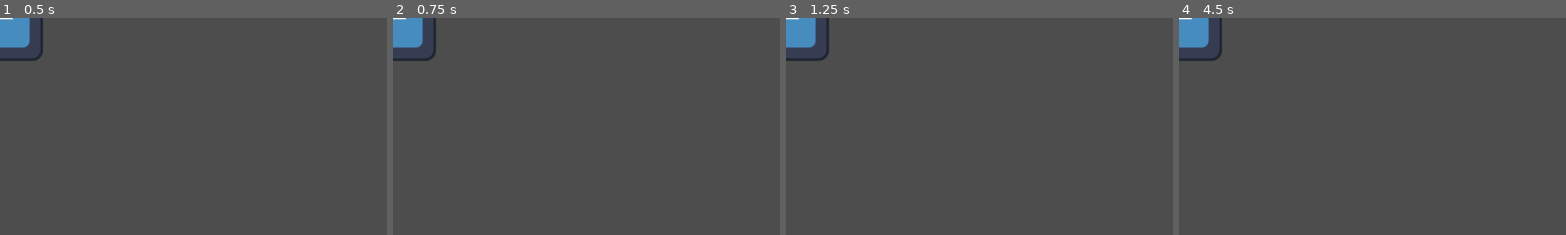
Above: before the commit, frames 1-4 (left to right).
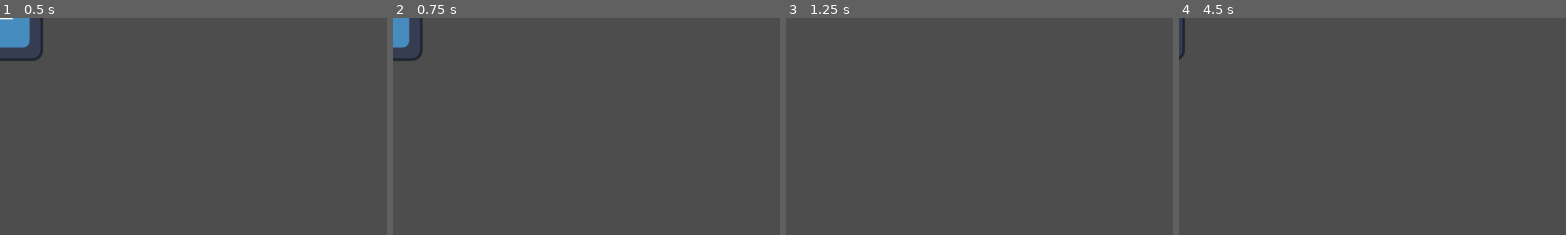
Above: after the commit, the same moments.

Repository: likuuuado/-BlinDebt
Game: Godot game, scene res://Escenas/player.tscn
Same seed, same stepped clock (60 frames per second), same inputs: the game is played once before the commit and once after it. The engine's default icon, where the game draws it, is replaced by a stand-in: a white triangle on a blue panel in a dark square.
Inputs:
- Up to frame 1 (0.5 s): no input
- Up to frame 2 (0.75 s): tap Enter at 0.5 s; hold Right (right, bound only after the commit) from 0.53 s (still down)
- Up to frame 3 (1.25 s): keep holding Right (right, bound only after the commit)
- Up to frame 4 (4.5 s): release Right (right, bound only after the commit) at 1.28 s; hold S (down, bound only after the commit) 1.28-2.03 s; tap Space at 2, 3.5 s; hold Right (right, bound only after the commit) 2.03-2.78 s; tap Enter at 2.75, 4.25 s; hold W (up, bound only after the commit) 2.78-3.53 s; hold A (left, bound only after the commit) from 3.53 s (still down)
The pictures show only the part of the screen within x 0-50%, y 0-50%; the shares and areas given below are measured in that part.

Frame 1 is identical in both runs. In frame 2, 0.8% of the frame differs, in the area x 0-12%, y 0-20%; in frame 3, 1.3%; in frame 4, 1.4%.
Error before the commit: Invalid operands 'Vector2' and 'Nil' in operator '*'. (res://Escenas/player.gd:8)

Commit message:
fix rapido del mapa de entradas
Para preparar tortas fritas criollas tradicionales argentinas, necesitas 500 g de harina 0000 (o 000), 4 cucharadas soperas de grasa (o manteca), 1/2 taza de agua, 2 cucharaditas de sal y aceite o grasa abundante para freír.

Preparación
Mezclar: Coloca la harina en un bol y haz un hueco en el centro. Añade la grasa a temperatura ambiente.
Formar la masa: Incorpora el agua con la sal de a poco, amasando con la punta de los dedos hasta integrar los ingredientes. Sigue amasando enérgicamente entre 5 y 7 minutos hasta que la masa quede lisa y forme pequeñas ampollas en su superficie.
Reposo: Cubre la masa con un paño o film y déjala reposar entre 20 y 30 minutos (algunas recetas sugieren hasta 2 horas o refrigeración de 30 minutos para mayor aireación).
Dar forma: Estira la masa hasta dejarla fina (aprox. 2 mm). Corta discos o cuadrados y pincha el centro con un tenedor para evitar que se inflen como globos durante la fritura.
Freír: Calienta abundante grasa o aceite a fuego medio-alto. Fríe las tortas hasta que estén doradas por ambos lados, dándoles vuelta en la mitad de la cocción.
Servir: Retira con espumadera y escurre sobre papel absorbente. Espolvorea con azúcar molida al gusto y sirve acompañando con mate

Diff:
--- /dev/null
+++ b/Escenas/entidad_estatica.gd
@@ -0,0 +1,6 @@
+extends CharacterBody2D
+
+class_name Enemigos
+
+var angulo: float = 60
+@export var lenght: float
--- /dev/null
+++ b/Escenas/entidad_estatica.tscn
@@ -0,0 +1,17 @@
+[gd_scene format=3 uid="uid://csp8g1yd0e5kv"]
+
+[ext_resource type="Script" uid="uid://ct1wnw6qq7imv" path="res://Escenas/entidad_estatica.gd" id="1_it0la"]
+[ext_resource type="Texture2D" uid="uid://baa7x1mult6rt" path="res://icon.svg" id="2_j47g3"]
+
+[sub_resource type="CircleShape2D" id="CircleShape2D_it0la"]
+
+[node name="EntidadEstatica" type="Node2D" unique_id=1687331155]
+script = ExtResource("1_it0la")
+
+[node name="Sprite2D" type="Sprite2D" parent="." unique_id=462478122]
+texture = ExtResource("2_j47g3")
+
+[node name="CharacterBody2D" type="CharacterBody2D" parent="." unique_id=1135954073]
+
+[node name="CollisionShape2D" type="CollisionShape2D" parent="CharacterBody2D" unique_id=1030925871]
+shape = SubResource("CircleShape2D_it0la")
--- a/Escenas/player.gd
+++ b/Escenas/player.gd
@@ -1,9 +1,9 @@
 extends CharacterBody2D
 class_name Jugador
 
-var speed;
+var speed = 100;
 
-func _physics_process(delta: float) -> void:
+func _physics_process(delta):
 	var direcciones = Input.get_vector("right", "left", "up", "down")
 	velocity = direcciones * speed
 	move_and_slide()
--- a/project.godot
+++ b/project.godot
@@ -19,6 +19,33 @@
 config/features=PackedStringArray("4.6", "GL Compatibility")
 config/icon="res://icon.svg"
 
+[input]
+
+down={
+"deadzone": 0.2,
+"events": [Object(InputEventKey,"resource_local_to_scene":false,"resource_name":"","device":-1,"window_id":0,"alt_pressed":false,"shift_pressed":false,"ctrl_pressed":false,"meta_pressed":false,"pressed":false,"keycode":0,"physical_keycode":83,"key_label":0,"unicode":115,"location":0,"echo":false,"script":null)
+, Object(InputEventKey,"resource_local_to_scene":false,"resource_name":"","device":-1,"window_id":0,"alt_pressed":false,"shift_pressed":false,"ctrl_pressed":false,"meta_pressed":false,"pressed":false,"keycode":0,"physical_keycode":4194322,"key_label":0,"unicode":0,"location":0,"echo":false,"script":null)
+]
+}
+up={
+"deadzone": 0.2,
+"events": [Object(InputEventKey,"resource_local_to_scene":false,"resource_name":"","device":-1,"window_id":0,"alt_pressed":false,"shift_pressed":false,"ctrl_pressed":false,"meta_pressed":false,"pressed":false,"keycode":0,"physical_keycode":87,"key_label":0,"unicode":119,"location":0,"echo":false,"script":null)
+, Object(InputEventKey,"resource_local_to_scene":false,"resource_name":"","device":-1,"window_id":0,"alt_pressed":false,"shift_pressed":false,"ctrl_pressed":false,"meta_pressed":false,"pressed":false,"keycode":0,"physical_keycode":4194320,"key_label":0,"unicode":0,"location":0,"echo":false,"script":null)
+]
+}
+left={
+"deadzone": 0.2,
+"events": [Object(InputEventKey,"resource_local_to_scene":false,"resource_name":"","device":-1,"window_id":0,"alt_pressed":false,"shift_pressed":false,"ctrl_pressed":false,"meta_pressed":false,"pressed":false,"keycode":0,"physical_keycode":65,"key_label":0,"unicode":97,"location":0,"echo":false,"script":null)
+, Object(InputEventKey,"resource_local_to_scene":false,"resource_name":"","device":-1,"window_id":0,"alt_pressed":false,"shift_pressed":false,"ctrl_pressed":false,"meta_pressed":false,"pressed":false,"keycode":0,"physical_keycode":4194319,"key_label":0,"unicode":0,"location":0,"echo":false,"script":null)
+]
+}
+right={
+"deadzone": 0.2,
+"events": [Object(InputEventKey,"resource_local_to_scene":false,"resource_name":"","device":-1,"window_id":0,"alt_pressed":false,"shift_pressed":false,"ctrl_pressed":false,"meta_pressed":false,"pressed":false,"keycode":0,"physical_keycode":4194321,"key_label":0,"unicode":0,"location":0,"echo":false,"script":null)
+, Object(InputEventKey,"resource_local_to_scene":false,"resource_name":"","device":-1,"window_id":0,"alt_pressed":false,"shift_pressed":false,"ctrl_pressed":false,"meta_pressed":false,"pressed":false,"keycode":0,"physical_keycode":68,"key_label":0,"unicode":100,"location":0,"echo":false,"script":null)
+]
+}
+
 [rendering]
 
 renderer/rendering_method="gl_compatibility"
Not shown, added: Escenas/entidad_estatica.gd.uid
